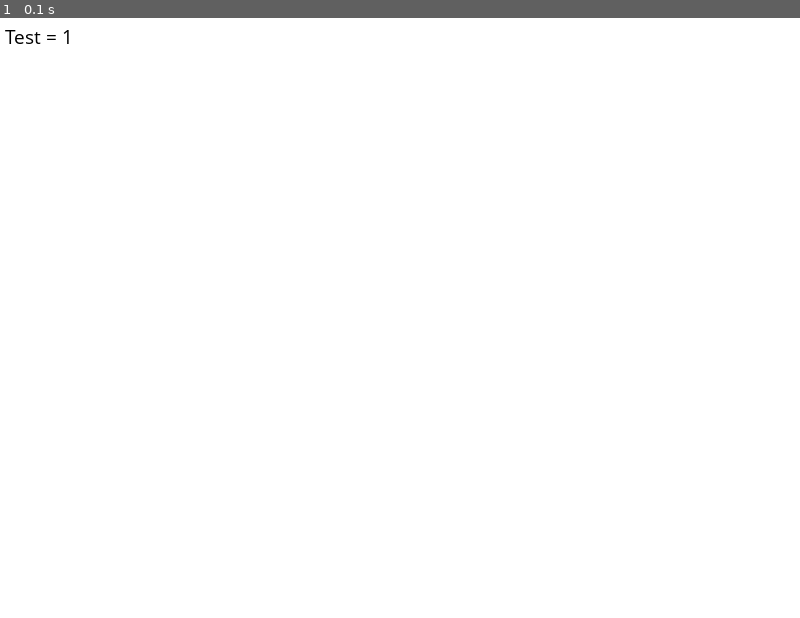
Above: before the commit, frame 1.
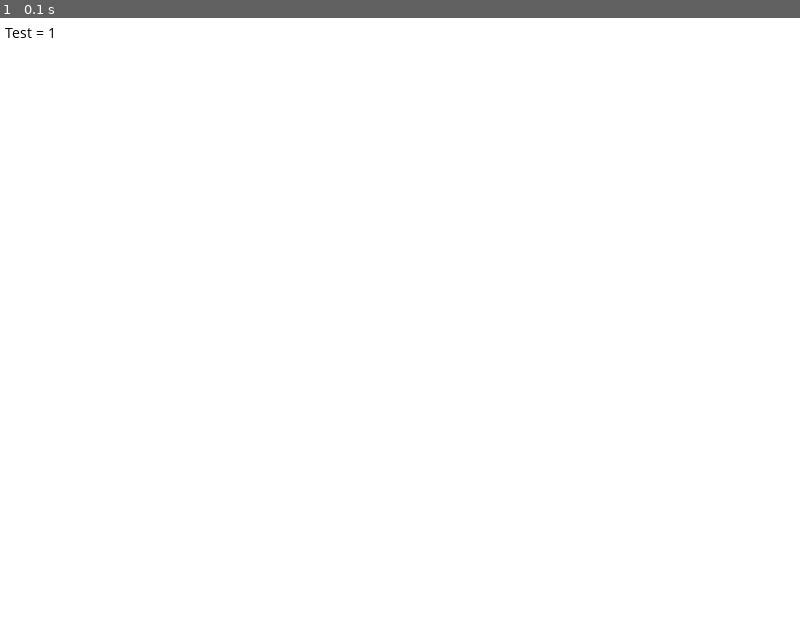
Above: after the commit, the same moment.

Repository: Sekou/PYHelpersRTU
Game: pygame game, started from animation2d.py
Two runs of this game, one before a commit and one after it. Both use one fixed random seed, a clock stepped at 60 frames per second and the inputs below.
Inputs:
- Up to frame 1 (0.1 s): no input

The runs differ from the first frame. In frame 1, less than 0.1% of the frame differs, in the area x 0-9%, y 1-5%.

Commit message:
Update animation2d.py

Diff:
--- a/animation2d.py
+++ b/animation2d.py
@@ -4,9 +4,8 @@
 import math
 
 pygame.font.init()
-def draw_text(screen, s, x, y, sz=20, color=(0,0,0)): #отрисовка текста
-    font = pygame.font.SysFont('Comic Sans MS', sz)
-    screen.blit(font.render(s, True, (0,0,0)), (x,y))
+def draw_text(screen, s, x, y, sz=15, color=(0, 0, 0)):  # отрисовка текста
+    screen.blit(pygame.font.SysFont('Comic Sans MS', sz).render(s, True, color), (x, y))
 
 def rot(v, ang): #поворот вектора на угол
     s, c = math.sin(ang), math.cos(ang)
